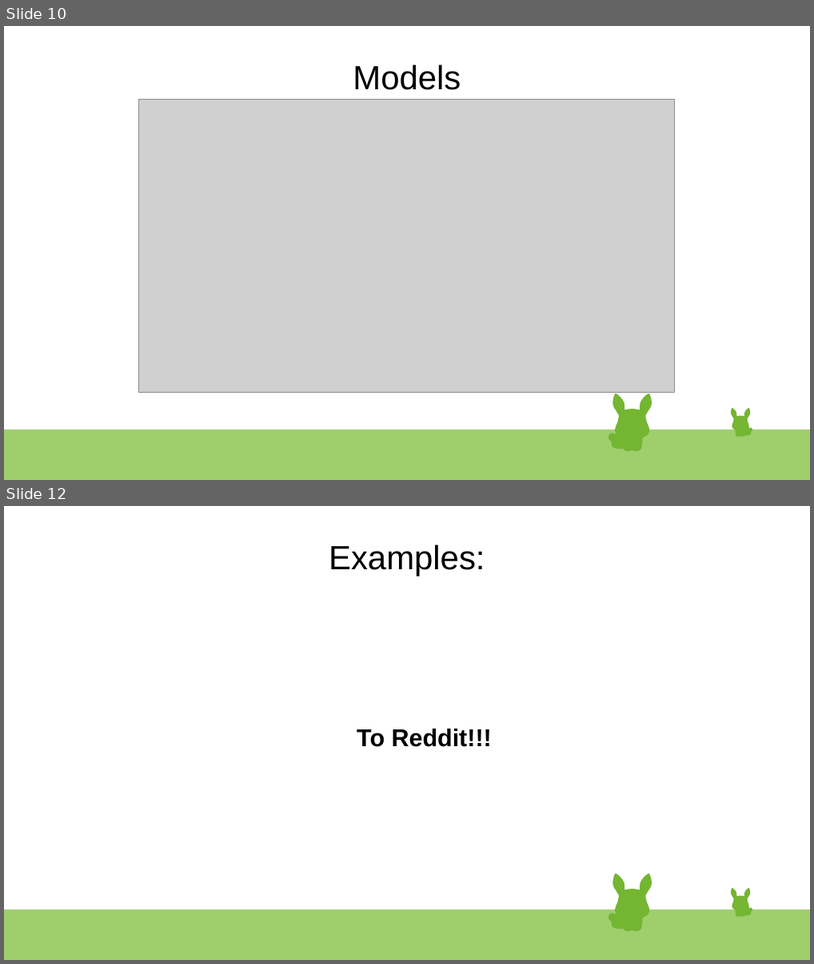
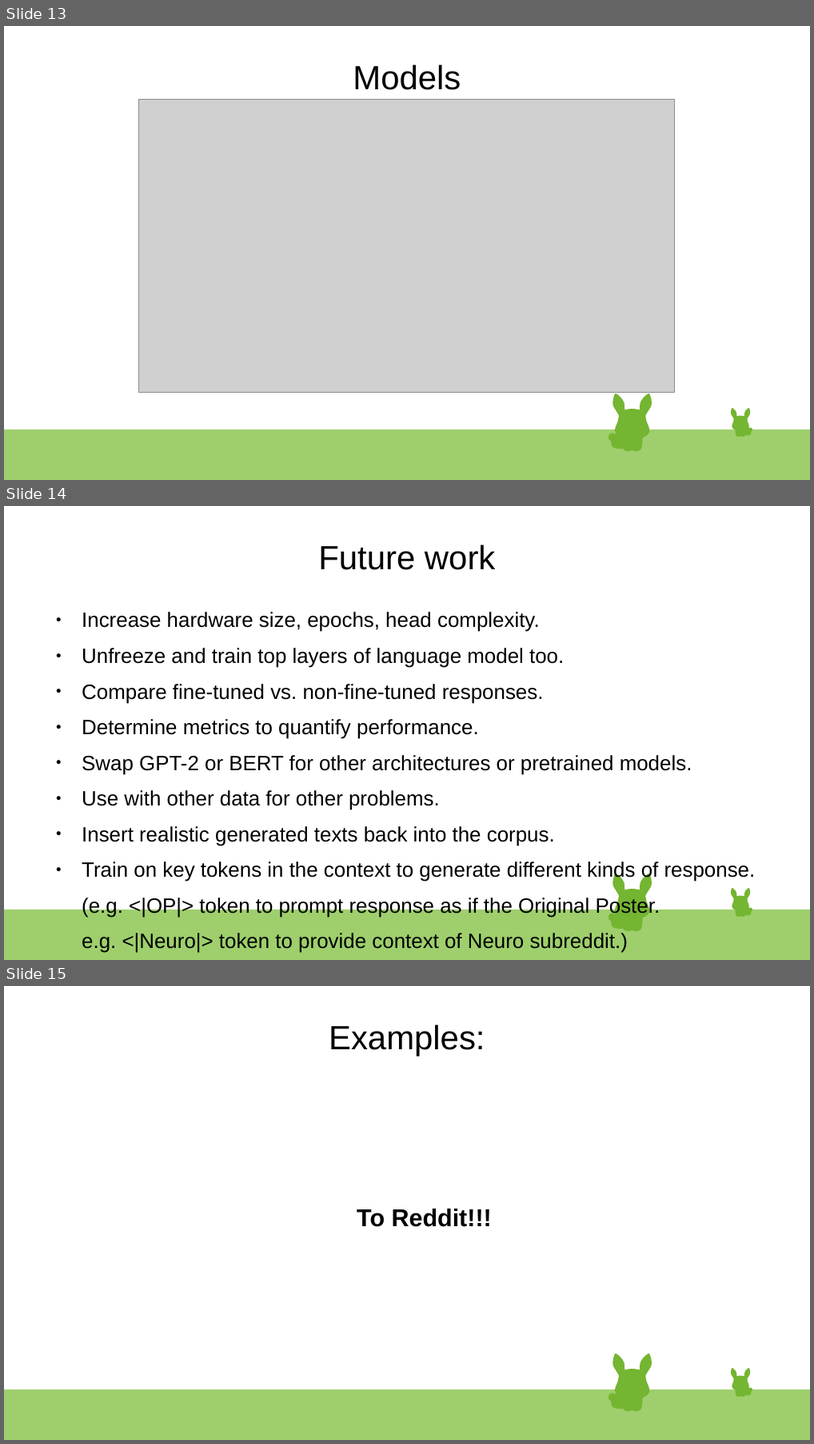
Before and after one commit to Charlie-Bell/final-project-spiced, a slide deck: presentation.odp. Shown one above the other, each under a label of ours: slides 10 and 12 before the commit, slides 13, 14 and 15 after it; the slides between them are not shown. The pictures are 814x964 and 814x1444 pixels, drawn with LibreOffice and Linux fonts; fonts in the diff are those of the drawing; grey boxes stand for pictures. Boxes give left, top, right and bottom in pixels: in the first picture for what was removed or moved away, otherwise in the second. Text is boxed around its words. In the diff, an @@ line names an element or a change of style, - is before the commit and + after.

```diff
--- a/presentation.odp
+++ b/presentation.odp
@@ slide 14 added at <box>4,506,810,960</box>, background #FFFFFF; not listed: 47 template elements that a slide beside it also shows @@
@@ title added at <box>318,544,495,570</box>, 33 pt, text #000000 @@
+Future work
@@ text added at <box>82,612,756,952</box>, 20.4 pt, text #000000 @@
+● Increase hardware size, epochs, head complexity.
+● Unfreeze and train top layers of language model too.
+● Compare fine-tuned vs. non-fine-tuned responses.
+● Determine metrics to quantify performance.
+● Swap GPT-2 or BERT for other architectures or pretrained models.
+● Use with other data for other problems.
+● Insert realistic generated texts back into the corpus.
+● Train on key tokens in the context to generate different kinds of response.
+(e.g. <|OP|> token to prompt response as if the Original Poster.
+e.g. <|Neuro|> token to provide context of Neuro subreddit.)
@@ what was slide 10 is now slide 13 @@
@@ what was slide 12 is now slide 15 @@
```
Also in this commit, not shown: 4 slides changed, 2 other slides added, 6 other files.
